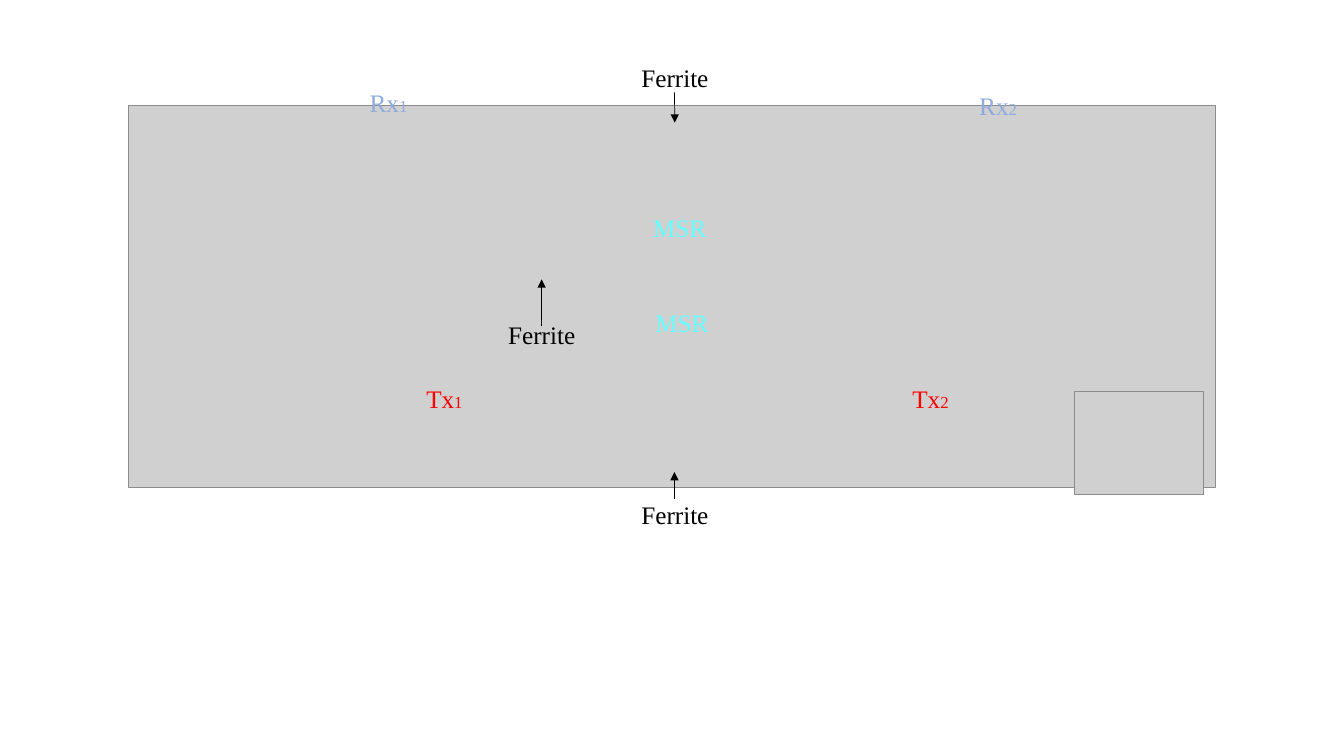
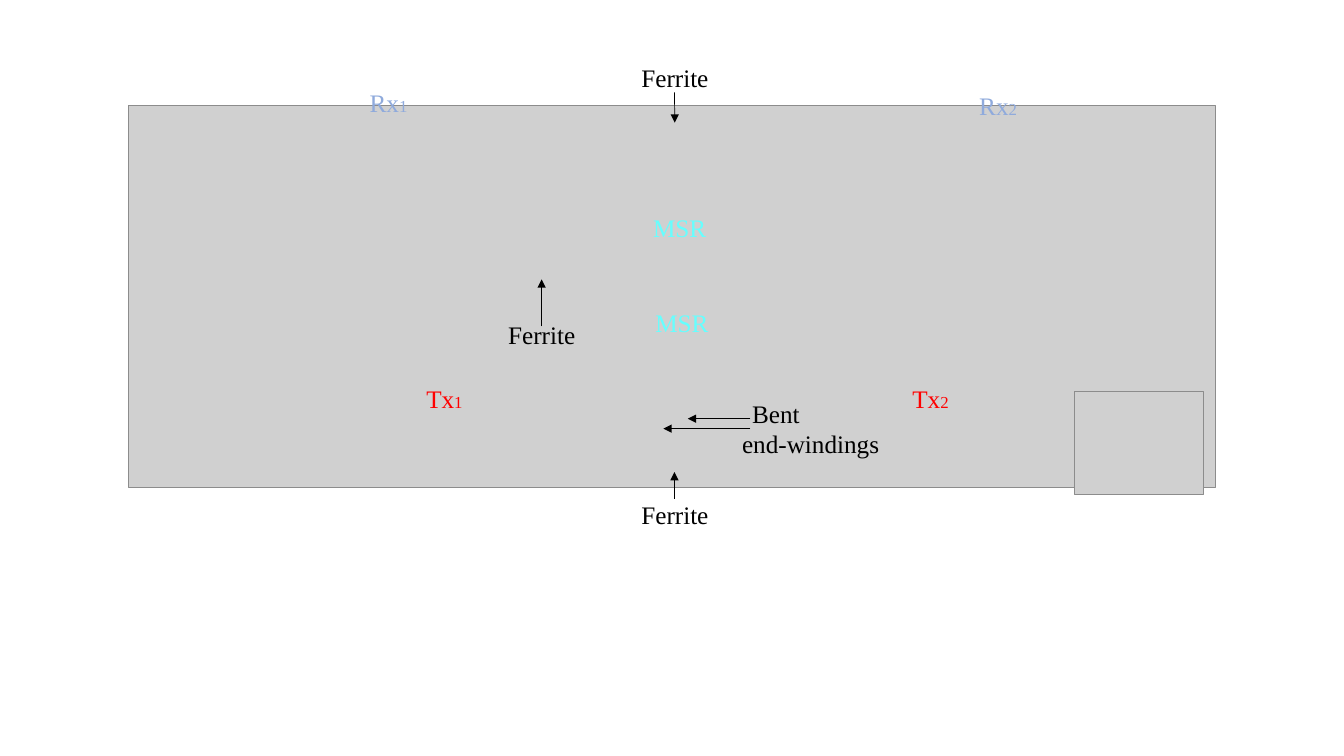
Before and after one commit to EnesAyaz/Studies, a slide deck: slide 2 of WPT/3-coil/Three-Coil-Journal/winding/New Microsoft PowerPoint Presentation.pptx. Drawn at 1344x756 pixels with LibreOffice and Linux fonts; fonts in the diff are those of the drawing; grey boxes stand for pictures. Boxes give left, top, right and bottom in pixels: in the first picture for what was removed or moved away, otherwise in the second. Text is boxed around its words. In the diff, an @@ line names an element or a change of style, - is before the commit and + after.

```diff
--- a/WPT/3-coil/Three-Coil-Journal/winding/New Microsoft PowerPoint Presentation.pptx
+++ b/WPT/3-coil/Three-Coil-Journal/winding/New Microsoft PowerPoint Presentation.pptx
@@ arrow added from (751, 418) to (688, 418), #000000 0.5 pt @@
@@ text added at bbox=[742, 406, 879, 459], 18 pt, text #000000 @@
+Bent end-windings
@@ arrow added from (751, 429) to (663, 429), #000000 0.5 pt @@
```
Also in this commit, not shown: 19 other files.
